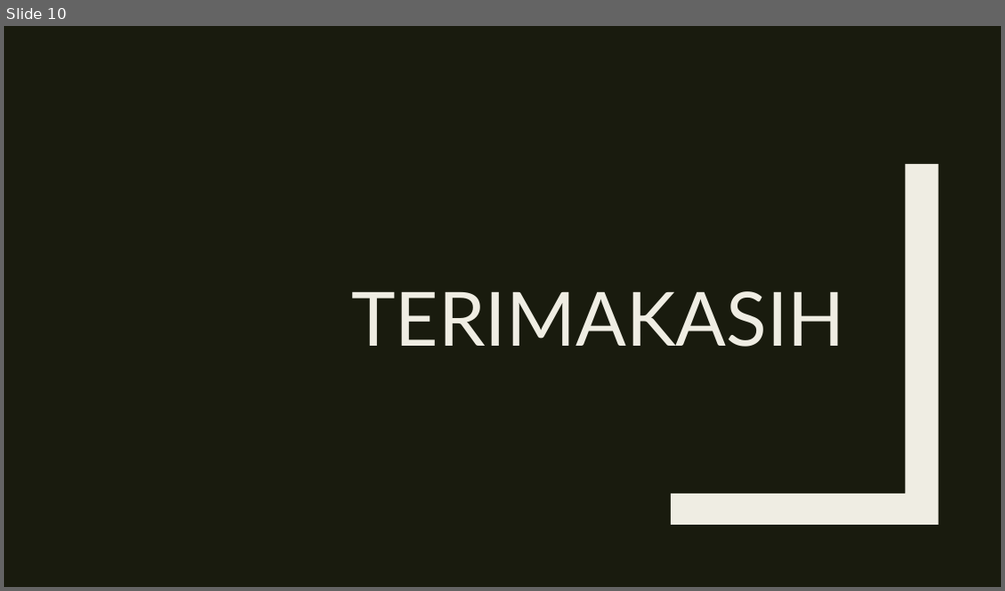
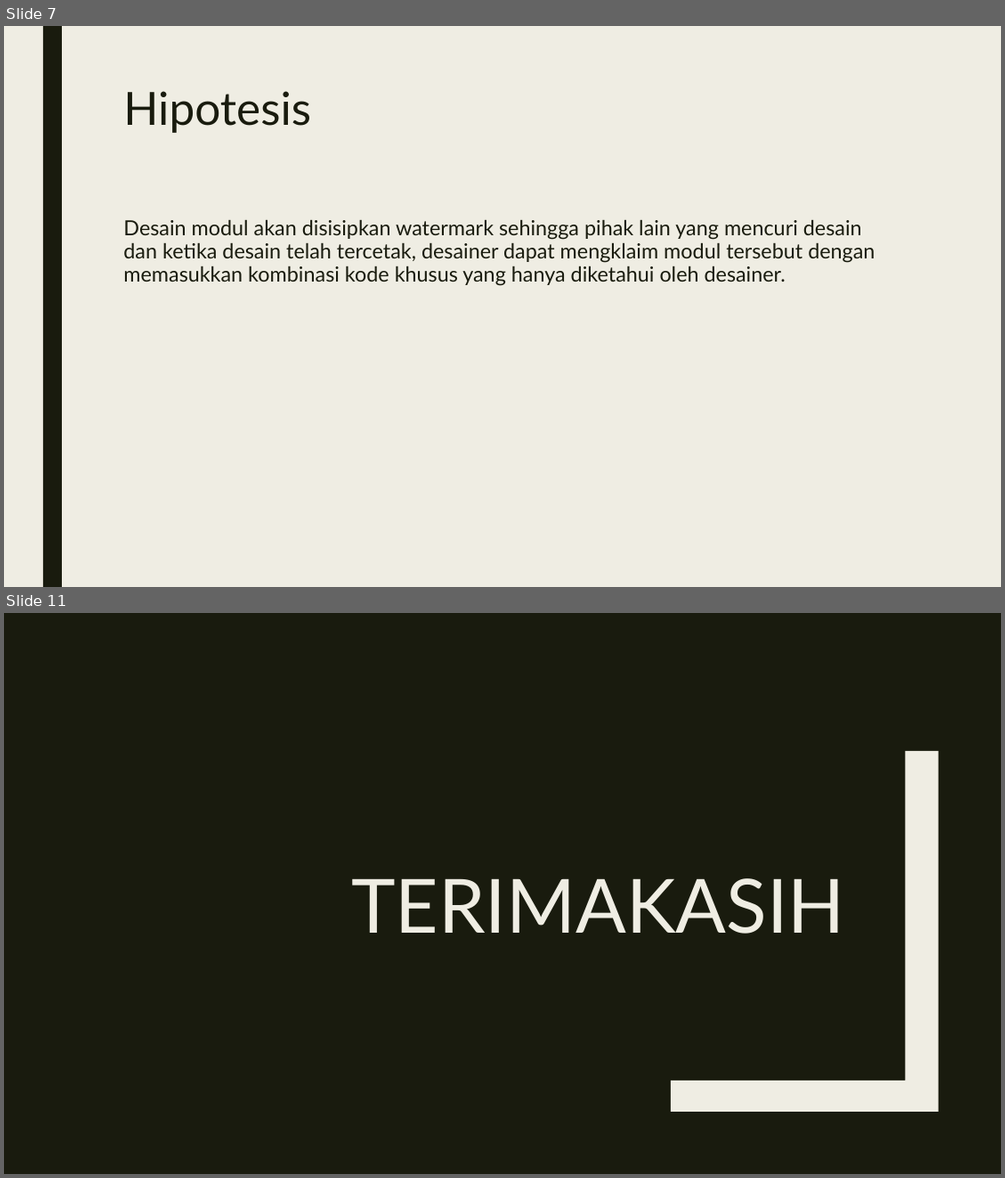
Before and after one commit to mashanz/skripsi_hanjara, a slide deck: PERANCANGAN DAN SIMULASI.pptx. Shown one above the other, each under a label of ours: slide 10 before the commit, slides 7 and 11 after it; the slides between them are not shown. The pictures are 1005x591 and 1005x1178 pixels, drawn with LibreOffice and Linux fonts; fonts in the diff are those of the drawing. Boxes give left, top, right and bottom in pixels: in the first picture for what was removed or moved away, otherwise in the second. Text is boxed around its words. In the diff, an @@ line names an element or a change of style, - is before the commit and + after.

```diff
--- a/PERANCANGAN DAN SIMULASI.pptx
+++ b/PERANCANGAN DAN SIMULASI.pptx
@@ slide 7 added at (4, 26, 1001, 587), background #EFEDE3 @@
@@ rectangle added at (43, 26, 62, 587), fill #191B0E @@
@@ title added at (123, 91, 311, 133), 44 pt, text #191B0E @@
+Hipotesis
@@ text added at (123, 219, 874, 286), 20 pt, text #191B0E @@
+Desain modul akan disisipkan watermark sehingga pihak lain yang mencuri desain dan ketika desain telah tercetak, desainer dapat mengklaim modul tersebut dengan memasukkan kombinasi kode khusus yang hanya diketahui oleh desainer.
@@ what was slide 10 is now slide 11 @@
```
Also in this commit, not shown: 4 slides changed, 6 other slides added, 7 slides removed, 1 other file.
